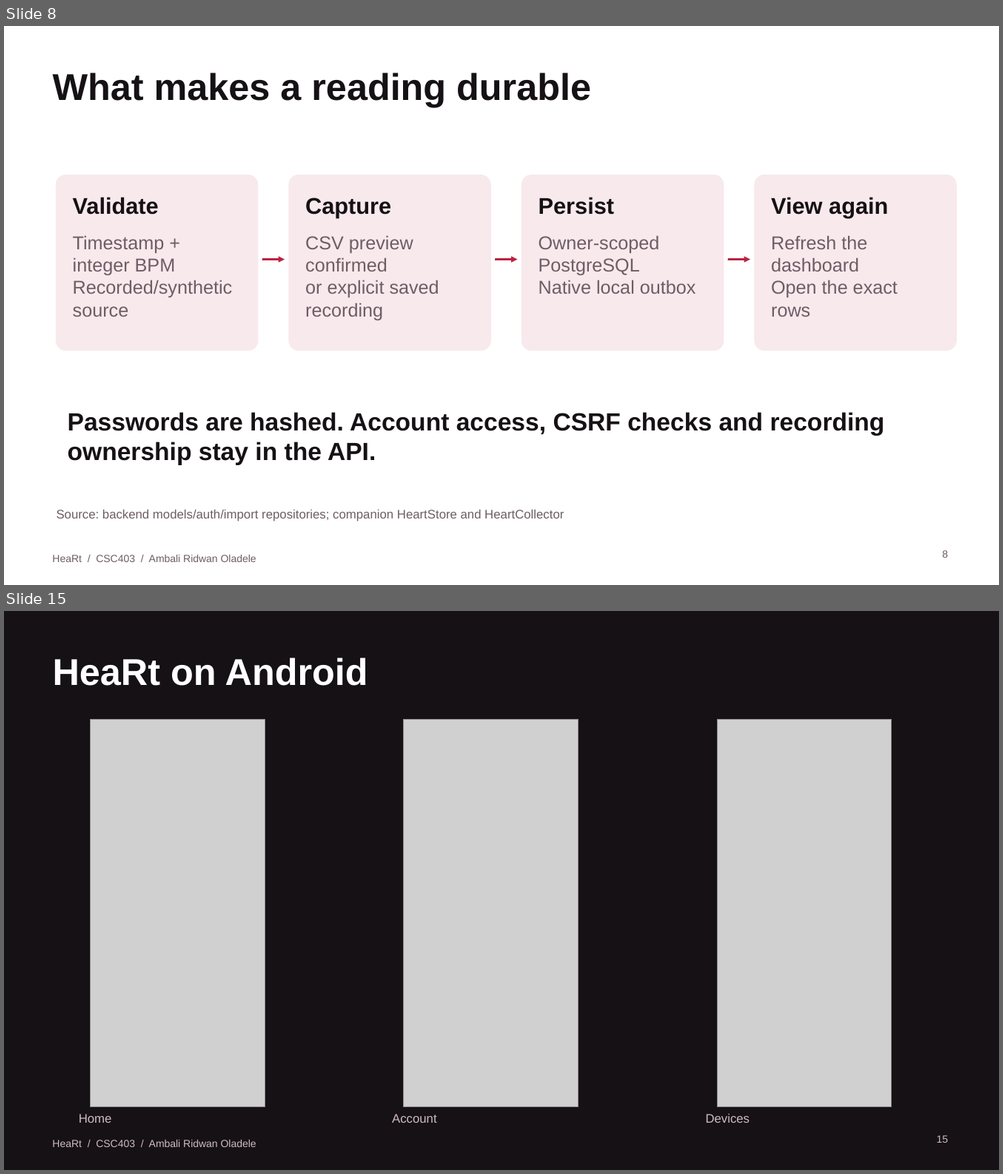
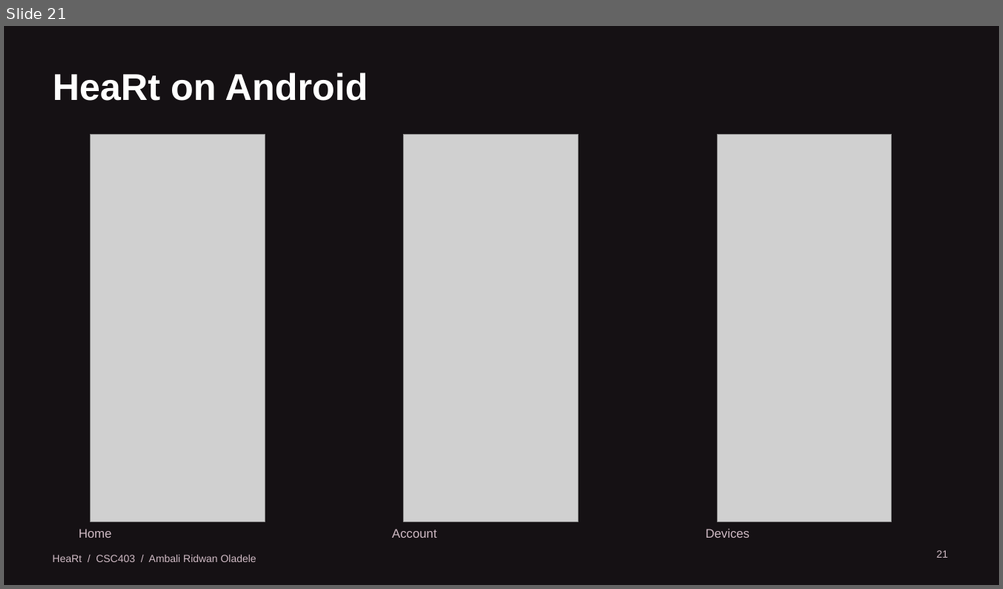
Before and after one commit to iamRed-One/heart-rate-monitor, a slide deck: docs/presentation/HeaRt-Project-Demonstration.pptx. Shown one above the other, each under a label of ours: slides 8 and 15 before the commit, slide 21 after it; the slides between them are not shown. The pictures are 1003x1174 and 1003x589 pixels, drawn with LibreOffice and Linux fonts; fonts in the diff are those of the drawing; grey boxes stand for pictures. Boxes give left, top, right and bottom in pixels: in the first picture for what was removed or moved away, otherwise in the second. Text is boxed around its words. In the diff, an @@ line names an element or a change of style, - is before the commit and + after.

```diff
--- a/docs/presentation/HeaRt-Project-Demonstration.pptx
+++ b/docs/presentation/HeaRt-Project-Demonstration.pptx
@@ slide 8 removed at <box>4,26,999,585</box>, background #FFFFFF @@
@@ title removed at <box>53,73,591,107</box> @@
-What makes a reading durable
@@ rounded rectangle removed at <box>57,175,258,351</box> @@
@@ rounded rectangle removed at <box>289,175,490,351</box> @@
@@ rounded rectangle removed at <box>522,175,723,351</box> @@
@@ rounded rectangle removed at <box>754,175,956,351</box> @@
@@ text removed at <box>73,197,159,215</box> @@
-Validate
@@ text removed at <box>305,198,391,218</box> @@
-Capture
@@ text removed at <box>538,197,614,215</box> @@
-Persist
@@ text removed at <box>771,197,888,218</box> @@
-View again
@@ text removed at <box>73,236,233,317</box> @@
-Timestamp + integer BPM
-Recorded/synthetic source
@@ text removed at <box>305,236,439,321</box> @@
-CSV preview confirmed
-or explicit saved recording
@@ text removed at <box>538,236,696,294</box> @@
-Owner-scoped PostgreSQL
-Native local outbox
@@ text removed at <box>771,236,897,317</box> @@
-Refresh the dashboard
-Open the exact rows
@@ arrow removed from (262, 260) to (284, 260) @@
@@ arrow removed from (495, 260) to (518, 260) @@
@@ arrow removed from (728, 260) to (750, 260) @@
@@ text removed at <box>68,412,885,466</box> @@
-Passwords are hashed. Account access, CSRF checks and recording ownership stay in the API.
@@ text removed at <box>57,510,563,522</box> @@
-Source: backend models/auth/import repositories; companion HeartStore and HeartCollector
@@ text removed at <box>52,555,256,562</box> @@
-HeaRt / CSC403 / Ambali Ridwan Oladele
@@ page number removed at <box>942,551,948,558</box> @@
-8
@@ what was slide 15 is now slide 21 @@
@@ page number at <box>936,551,948,558</box>: text changed @@
-15
+21
```
Also in this commit, not shown: 2 slides changed, 19 slides added, 12 other slides removed, 10 other files.
